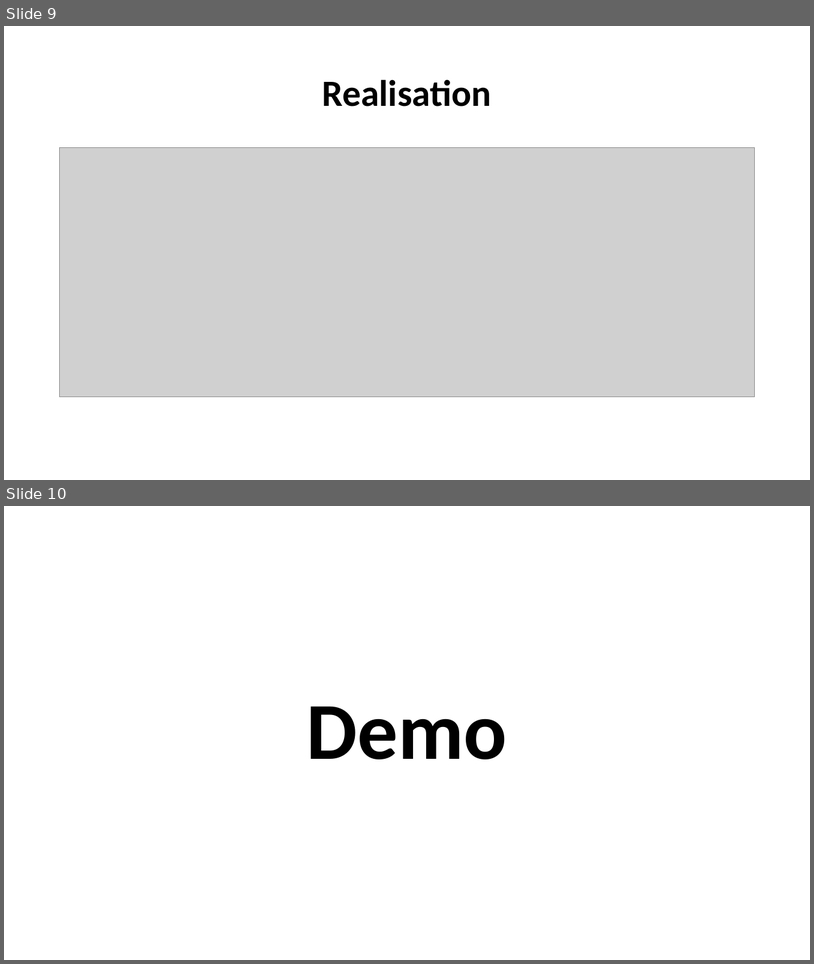
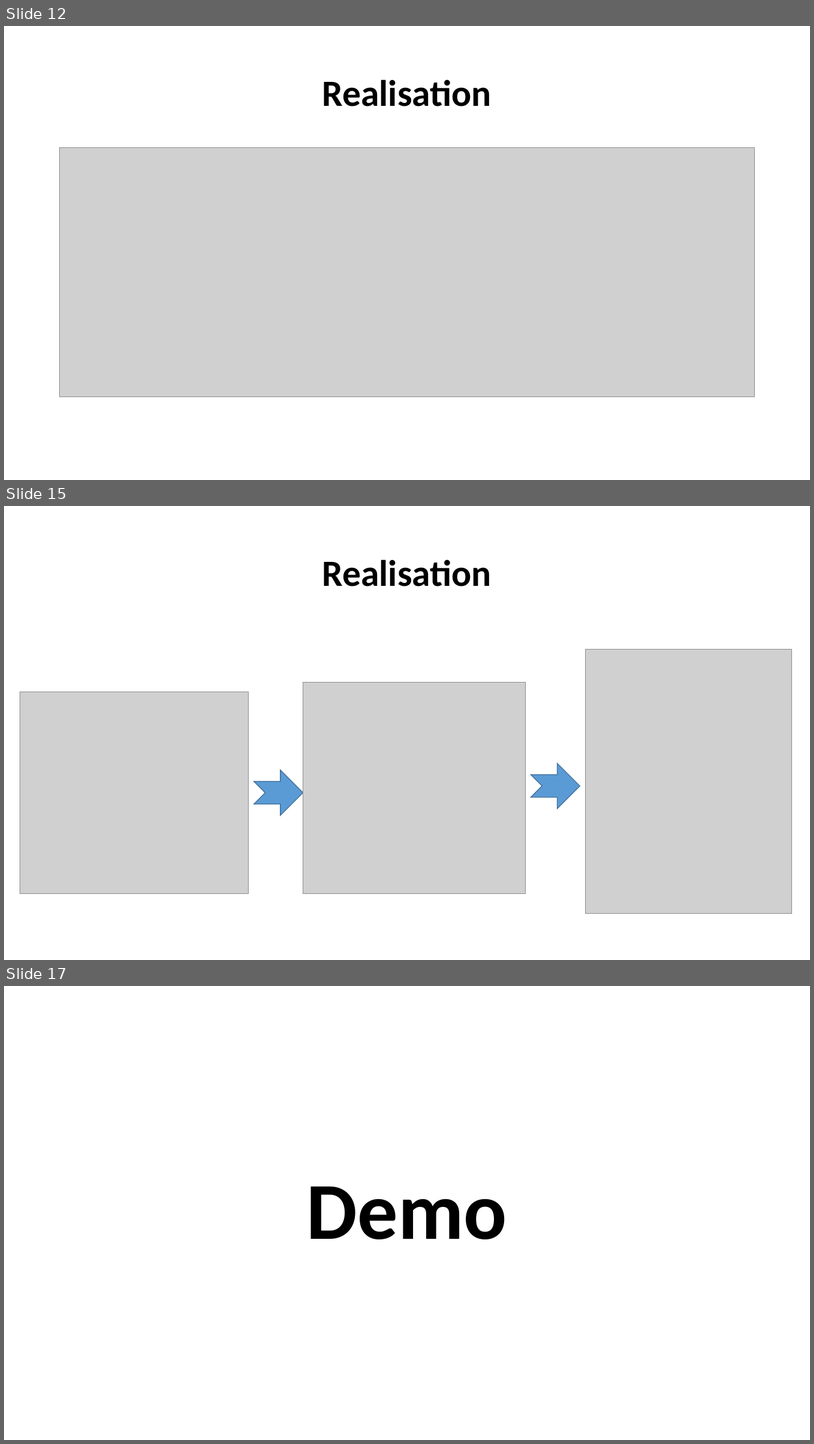
Before and after one commit to team37s1/e-advertisement, a slide deck: PredictionFeature/smart_reservoir(demo).pptx. Shown one above the other, each under a label of ours: slides 9 and 10 before the commit, slides 12, 15 and 17 after it; the slides between them are not shown. The pictures are 814x964 and 814x1444 pixels, drawn with LibreOffice and Linux fonts; fonts in the diff are those of the drawing; grey boxes stand for pictures. Boxes give left, top, right and bottom in pixels: in the first picture for what was removed or moved away, otherwise in the second. Text is boxed around its words. In the diff, an @@ line names an element or a change of style, - is before the commit and + after.

```diff
--- a/PredictionFeature/smart_reservoir(demo).pptx
+++ b/PredictionFeature/smart_reservoir(demo).pptx
@@ slide 15 added at (4, 506, 810, 960), background #FFFFFF @@
@@ title added at (323, 559, 492, 586), 44 pt, text #000000, bold @@
+Realisation
@@ picture added at (585, 649, 792, 913) @@
@@ picture added at (303, 682, 526, 894) @@
@@ picture added at (20, 692, 248, 894) @@
@@ notched right arrow added at (254, 770, 303, 815), fill #5B9BD5, outline #43739E 1 pt @@
@@ notched right arrow added at (531, 763, 580, 808), fill #5B9BD5, outline #43739E 1 pt @@
@@ what was slide 9 is now slide 12 @@
@@ what was slide 10 is now slide 17 @@
```
Also in this commit, not shown: 1 slide changed, 7 other slides added, 1 slide removed.
